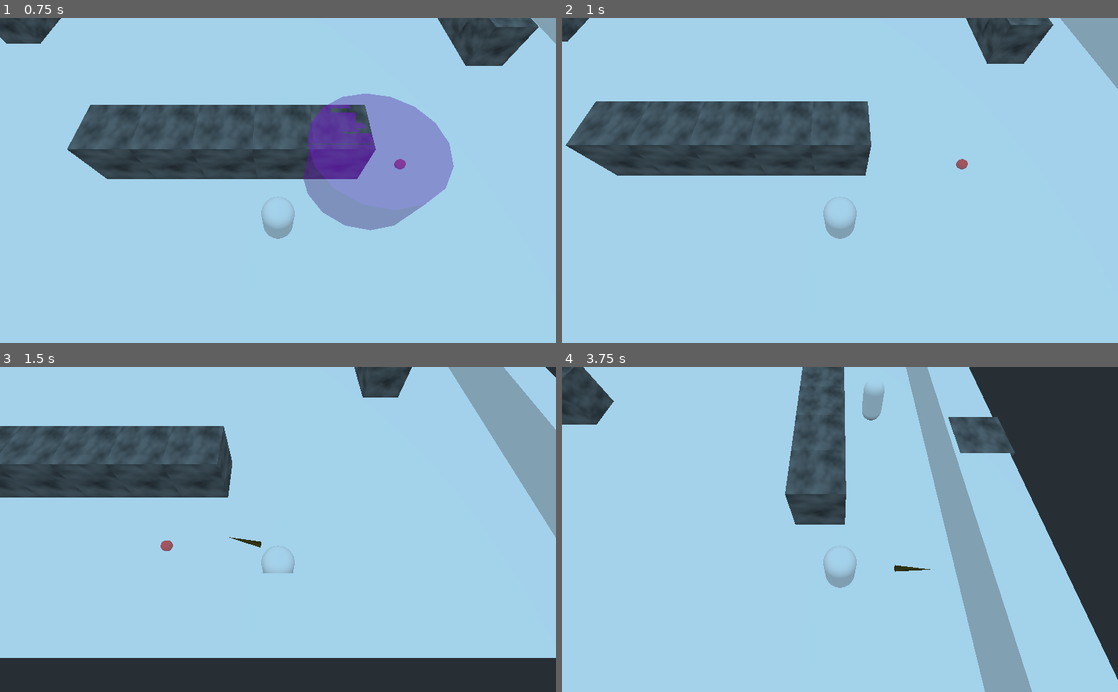
Above: before the commit, frames 1-4 (two rows, left to right).
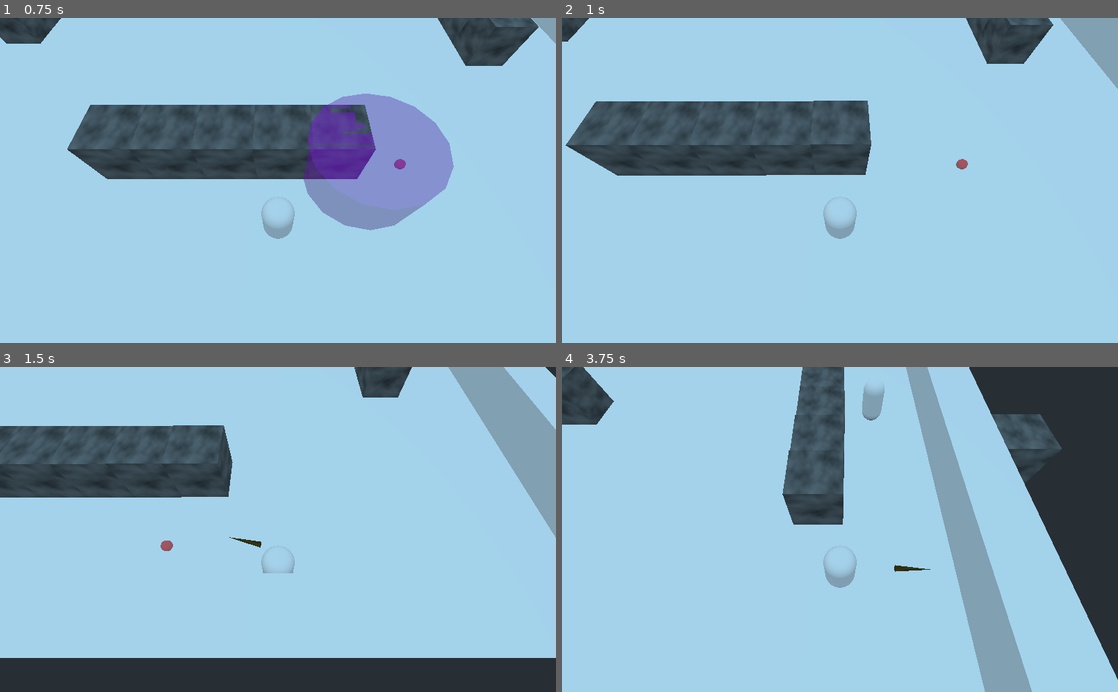
Above: after the commit, the same moments.

Repository: avinanick/WizardArenaGame
Game: Godot game, scene res://Arenas/BasicArena.tscn
Two runs of this game, one before a commit and one after it. Both use one fixed random seed, a clock stepped at 60 frames per second and the inputs below. The project has no main scene, so this scene is started directly.
Inputs (mouse positions are in pixels of both pictures, inside the frame that each line leads up to):
- Up to frame 1 (0.75 s): tap Enter at 0.5 s; move the mouse to (400, 164) at 0.52 s; hold D (move_right) from 0.53 s (still down); tap 1 (cast_spell_one) at 0.6 s
- Up to frame 2 (1 s): keep holding D (move_right)
- Up to frame 3 (1.5 s): move the mouse to (166, 545) at 1.27 s; release D (move_right) at 1.28 s; hold S (move_down) from 1.28 s (still down); tap 3 (cast_spell_three) at 1.35 s
- Up to frame 4 (3.75 s): move the mouse to (895, 458) at 2.02 s; release S (move_down) at 2.03 s; hold D (move_right) 2.03-2.78 s; tap 2 (cast_spell_two) at 2.1 s; move the mouse to (812, 594) at 2.77 s; hold W (move_up) 2.78-3.53 s; tap 1 (cast_spell_one) at 2.85 s; move the mouse to (1006, 578) at 3.52 s; hold A (move_left) from 3.53 s (still down); tap 3 (cast_spell_three) at 3.6 s

Frame 1 is identical in both runs. In frame 2, less than 0.1% of the frame differs, in the area x 4-56%, y 1-49%; in frame 3, less than 0.1%; in frame 4, 2.1%, in the area x 39-90%, y 14-49%.

Commit message:
Added a move component to the stone wall to allow it to be moved by spells

Diff:
--- a/Obstacles/StoneWall.tscn
+++ b/Obstacles/StoneWall.tscn
@@ -1,6 +1,7 @@
-[gd_scene load_steps=7 format=2]
+[gd_scene load_steps=8 format=2]
 
 [ext_resource path="res://Components/ComponentManager.gd" type="Script" id=1]
+[ext_resource path="res://Components/MoveComponent.tscn" type="PackedScene" id=2]
 
 [sub_resource type="BoxShape" id=1]
 
@@ -25,3 +26,5 @@
 [node name="MeshInstance" type="MeshInstance" parent="."]
 mesh = SubResource( 5 )
 material/0 = null
+
+[node name="MoveComponent" parent="." instance=ExtResource( 2 )]
